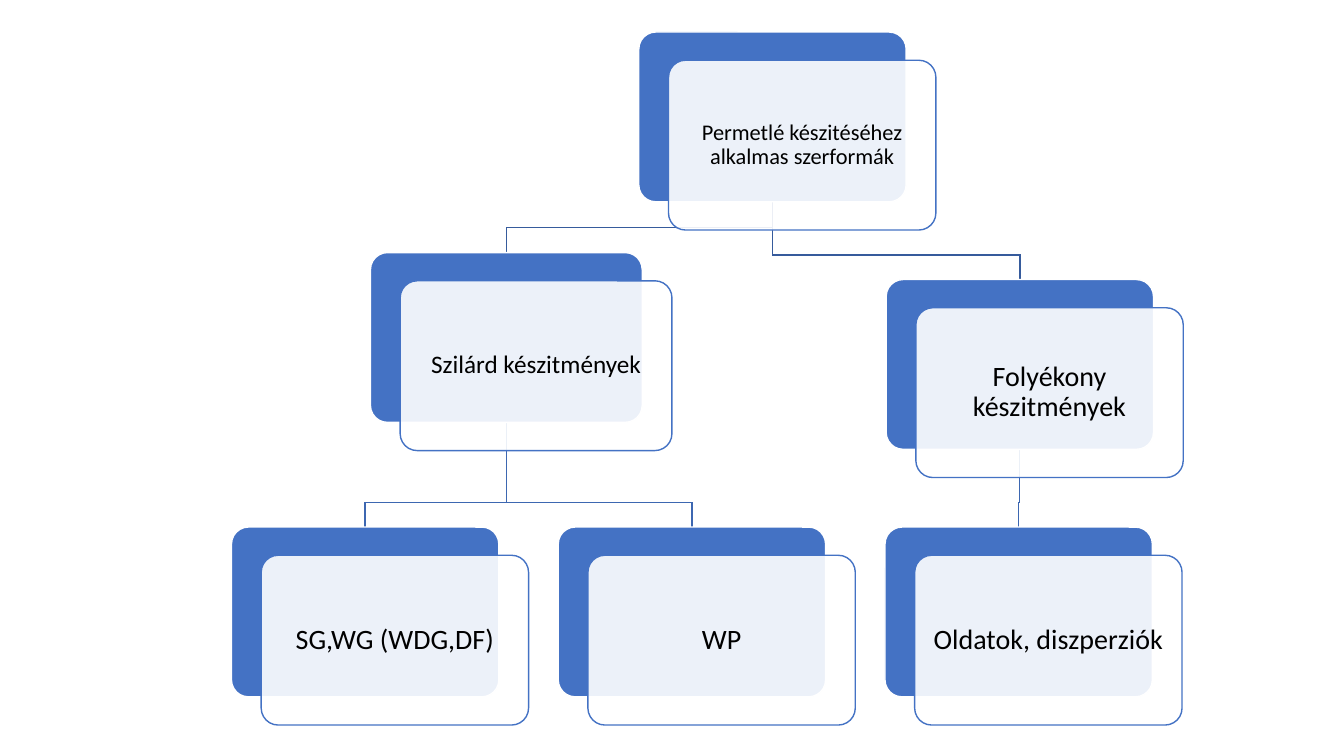
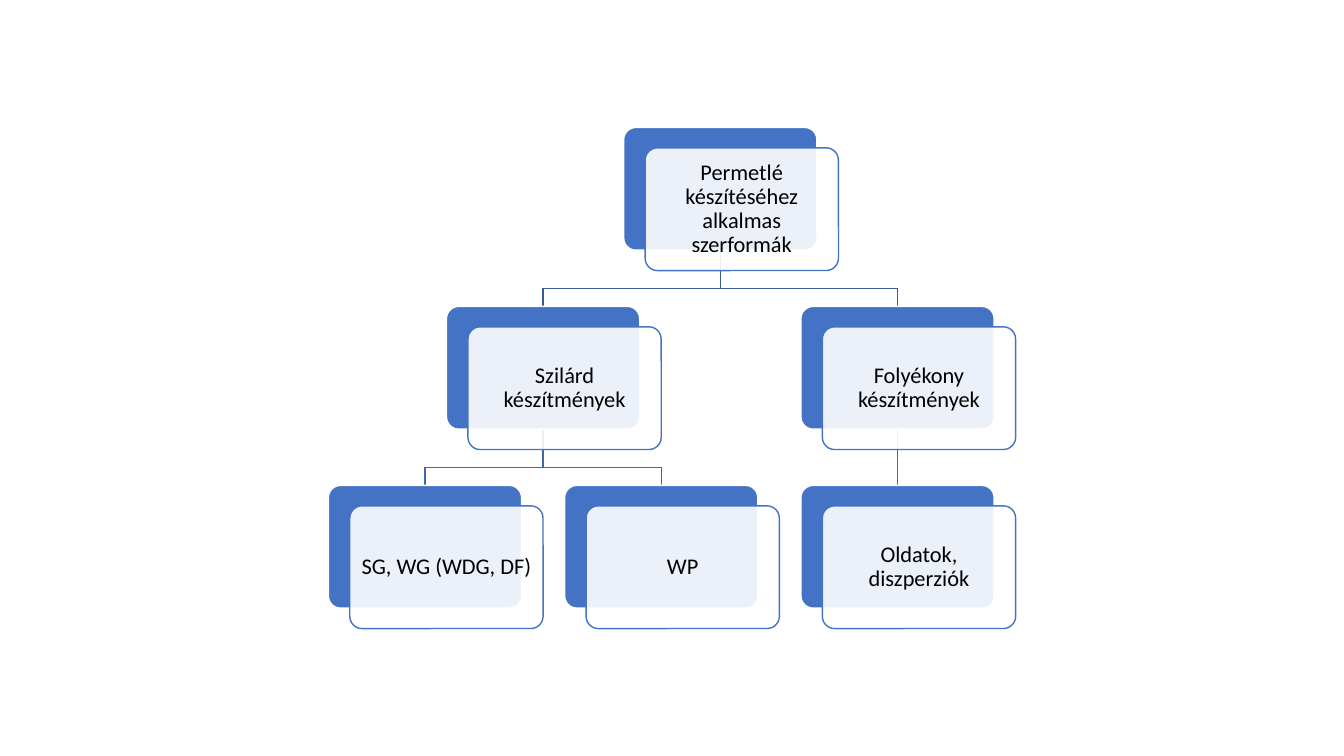
Before and after one commit to LilianaBohus/chemistry-presenations, a slide deck: slide 14 of formulations-and-surfactants.pptx. Drawn at 1344x756 pixels with LibreOffice and Linux fonts; fonts in the diff are those of the drawing. Boxes give left, top, right and bottom in pixels: in the first picture for what was removed or moved away, otherwise in the second. Text is boxed around its words. In the diff, an @@ line names an element or a change of style, - is before the commit and + after.

```diff
--- a/formulations-and-surfactants.pptx
+++ b/formulations-and-surfactants.pptx
@@ rounded rectangle: place and size @@
-rounded rectangle at [639, 32, 906, 202]
+rounded rectangle at [624, 127, 818, 250]
@@ rounded rectangle: place and size @@
-rounded rectangle at [668, 60, 936, 230]
+rounded rectangle at [645, 148, 839, 271]
@@ text at [685, 164, 798, 252]: text changed @@
-Permetlé készitéséhez alkalmas szerformák
+Permetlé készítéséhez alkalmas szerformák
@@ freeform shape: place and size @@
-freeform shape at [506, 202, 772, 252]
+freeform shape at [543, 250, 721, 307]
@@ freeform shape: place and size @@
-freeform shape at [772, 202, 1019, 279]
+freeform shape at [721, 250, 898, 307]
@@ rounded rectangle: place and size @@
-rounded rectangle at [371, 253, 643, 422]
+rounded rectangle at [447, 307, 640, 430]
@@ rounded rectangle: place and size @@
-rounded rectangle at [400, 281, 673, 451]
+rounded rectangle at [468, 327, 661, 450]
@@ rounded rectangle: place and size @@
-rounded rectangle at [886, 279, 1153, 449]
+rounded rectangle at [802, 307, 995, 430]
@@ rounded rectangle: place and size @@
-rounded rectangle at [917, 308, 1184, 477]
+rounded rectangle at [823, 327, 1016, 450]
@@ text at [504, 367, 626, 411]: text changed; size 18 to 16 pt @@
-Szilárd készitmények
+Szilárd készítmények
@@ text at [858, 367, 980, 411]: text changed; size 20 to 16 pt @@
-Folyékony készitmények
+Folyékony készítmények
@@ freeform shape: place and size @@
-freeform shape at [365, 422, 506, 527]
+freeform shape at [425, 430, 543, 486]
@@ freeform shape: place and size @@
-freeform shape at [506, 422, 692, 527]
+freeform shape at [543, 430, 661, 486]
@@ freeform shape: place and size @@
-freeform shape at [1014, 450, 1024, 527]
+freeform shape at [892, 430, 902, 486]
@@ rounded rectangle: place and size @@
-rounded rectangle at [232, 527, 499, 697]
+rounded rectangle at [329, 486, 522, 609]
@@ rounded rectangle: place and size @@
-rounded rectangle at [261, 556, 528, 725]
+rounded rectangle at [350, 506, 543, 629]
@@ rounded rectangle: place and size @@
-rounded rectangle at [559, 527, 826, 697]
+rounded rectangle at [565, 486, 758, 609]
@@ rounded rectangle: place and size @@
-rounded rectangle at [588, 556, 855, 725]
+rounded rectangle at [586, 506, 779, 629]
@@ text "WP": place and size @@
-text "WP" at [702, 631, 741, 649]
+text "WP" at [667, 559, 698, 574]
@@ text "WP" at [667, 559, 698, 574]: size 20 to 16 pt; less space between paragraphs @@
@@ rounded rectangle: place and size @@
-rounded rectangle at [885, 527, 1152, 697]
+rounded rectangle at [802, 486, 995, 609]
@@ rounded rectangle: place and size @@
-rounded rectangle at [914, 556, 1182, 725]
+rounded rectangle at [823, 506, 1016, 629]
@@ text "Oldatok, diszperziók" at [869, 546, 970, 590]: size 20 to 16 pt; less space between paragraphs @@
@@ text "Oldatok, diszperziók": place and size @@
-text "Oldatok, diszperziók" at [934, 629, 1162, 654]
+text "Oldatok, diszperziók" at [869, 546, 970, 590]
@@ text at [362, 558, 531, 577]: text changed; size 20 to 16 pt @@
-SG,WG (WDG,DF)
+SG, WG (WDG, DF)
```
Also in this commit, not shown: 18 other slides changed, 2 slides added, 2 slides removed.
